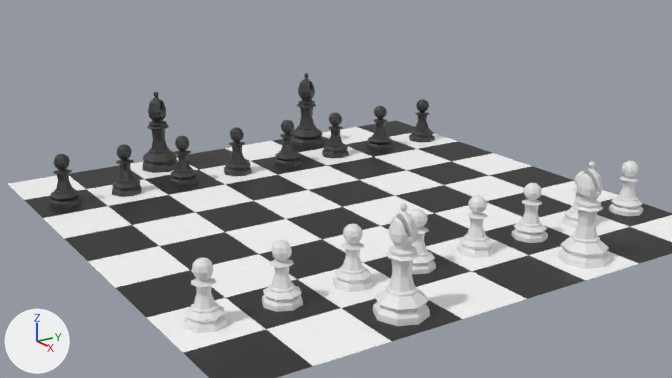
The Blender file Chess Set/Models/ChessScene.blend as it was, and as the next commit left it.
One viewpoint serves both versions: the file's camera 'Camera'. Arrows for +X, +Y and +Z are at lower left; the lights stay in place.

The older version as bpy lines, for what is in view:
```python
ob_bishop = bpy.data.objects.new('Bishop', me_cylinder)
ob_bishop.parent = ob_black_pieces
ob_bishop.location = (0.09, 0.21, 0.0)
ob_bishop_001 = bpy.data.objects.new('Bishop.001', me_cylinder)
ob_bishop_001.parent = ob_black_pieces
ob_bishop_001.location = (-0.09, 0.21, 0.0)
ob_pawn = bpy.data.objects.new('Pawn', me_cylinder_001)
ob_pawn.parent = ob_black_pawns
ob_pawn.location = (0.15, 0.15, 0.0)
ob_pawn_001 = bpy.data.objects.new('Pawn.001', me_cylinder_001)
ob_pawn_001.parent = ob_black_pawns
ob_pawn_001.location = (0.21, 0.15, 0.0)
ob_pawn_002 = bpy.data.objects.new('Pawn.002', me_cylinder_001)
ob_pawn_002.parent = ob_black_pawns
ob_pawn_002.location = (0.03, 0.15, 0.0)
ob_pawn_003 = bpy.data.objects.new('Pawn.003', me_cylinder_001)
ob_pawn_003.parent = ob_black_pawns
ob_pawn_003.location = (0.09, 0.15, 0.0)
ob_pawn_004 = bpy.data.objects.new('Pawn.004', me_cylinder_001)
ob_pawn_004.parent = ob_black_pawns
ob_pawn_004.location = (-0.09, 0.15, 0.0)
ob_pawn_005 = bpy.data.objects.new('Pawn.005', me_cylinder_001)
ob_pawn_005.parent = ob_black_pawns
ob_pawn_005.location = (-0.03, 0.15, 0.0)
ob_pawn_008 = bpy.data.objects.new('Pawn.008', me_cylinder_005)
ob_pawn_008.parent = ob_white_pawns
ob_pawn_008.location = (0.15, 0.15, 0.0)
# also in view: 'Bishop.003' at (0.21, 0.09, 0.04); 'Pawn.012' at (0.15, 0.09, 0.024); 'Bishop.002' at (0.21, -0.09, 0.04); 'Pawn.007' at (-0.15, -0.15, 0.024); 'Chess Board' at (0.0, 0.0, 0.0)
```
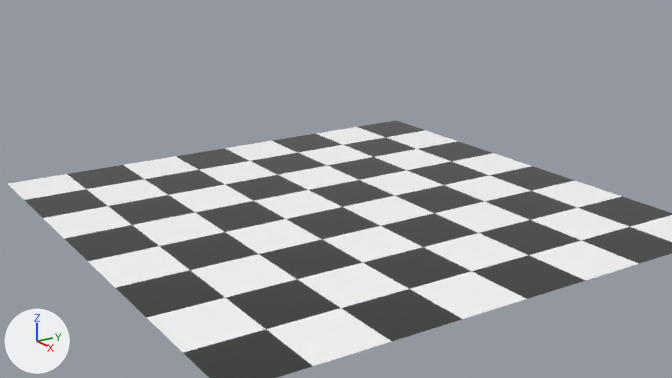
Boxes [x1, y1, x2, y2] around the edits, measured in the pictures (672 x 378 px):
'Bishop.002', hidden: before [373, 203, 430, 326]
'Bishop.003', hidden: before [558, 162, 610, 269]
'Pawn.009', hidden: before [184, 258, 227, 333]
'Pawn.008', hidden: before [262, 240, 303, 312]
'Pawn.011', hidden: before [333, 223, 373, 292]
'Bishop.001', hidden (black): before [143, 92, 178, 173]
'Pawn.013', hidden: before [457, 195, 494, 258]
'Bishop', hidden (black): before [291, 73, 324, 147]
'Pawn.012', hidden: before [511, 183, 548, 243]
'Pawn.014', hidden: before [609, 161, 643, 216]
'Pawn.006', hidden (black): before [49, 154, 81, 208]
'Pawn.007', hidden: before [112, 144, 142, 197]
'Pawn.010', hidden: before [410, 209, 436, 274]
'Pawn.004', hidden (black): before [170, 136, 199, 186]
'Pawn.005', hidden (black): before [224, 127, 252, 176]
'Pawn.002', hidden (black): before [275, 120, 302, 167]
'Pawn.003', hidden (black): before [322, 113, 349, 158]
'Pawn', hidden (black): before [367, 106, 393, 150]
'Pawn.001', hidden (black): before [409, 99, 435, 143]
'Pawn.015', hidden: before [562, 171, 597, 228]

Patch to the scene script:
```diff
--- a/Chess Set/Models/ChessScene.blend.py
+++ b/Chess Set/Models/ChessScene.blend.py
@@ ob_bishop @@
 _m = ob_bishop.modifiers.new('Boolean', 'BOOLEAN')
 _m.solver = 'FLOAT'
+ob_bishop.hide_set(True)  # its collection is switched off
@@ ob_bishop_001 @@
 _m = ob_bishop_001.modifiers.new('Boolean', 'BOOLEAN')
 _m.solver = 'FLOAT'
+ob_bishop_001.hide_set(True)  # its collection is switched off
@@ ob_pawn @@
 ob_pawn.location = (0.15, 0.15, 0.0)
+ob_pawn.hide_set(True)  # its collection is switched off
@@ ob_pawn_001 @@
 ob_pawn_001.location = (0.21, 0.15, 0.0)
+ob_pawn_001.hide_set(True)  # its collection is switched off
@@ ob_pawn_002 @@
 ob_pawn_002.location = (0.03, 0.15, 0.0)
+ob_pawn_002.hide_set(True)  # its collection is switched off
@@ ob_pawn_003 @@
 ob_pawn_003.location = (0.09, 0.15, 0.0)
+ob_pawn_003.hide_set(True)  # its collection is switched off
@@ ob_pawn_004 @@
 ob_pawn_004.location = (-0.09, 0.15, 0.0)
+ob_pawn_004.hide_set(True)  # its collection is switched off
@@ ob_pawn_005 @@
 ob_pawn_005.location = (-0.03, 0.15, 0.0)
+ob_pawn_005.hide_set(True)  # its collection is switched off
@@ ob_pawn_006 @@
 ob_pawn_006.location = (-0.21, 0.15, 0.0)
+ob_pawn_006.hide_set(True)  # its collection is switched off
@@ ob_pawn_007 @@
 ob_pawn_007.location = (-0.15, 0.15, 0.0)
+ob_pawn_007.hide_set(True)  # its collection is switched off
@@ ob_bishop_002 @@
 _m = ob_bishop_002.modifiers.new('Boolean', 'BOOLEAN')
 _m.solver = 'FLOAT'
+ob_bishop_002.hide_set(True)  # its collection is switched off
@@ ob_bishop_003 @@
 _m = ob_bishop_003.modifiers.new('Boolean', 'BOOLEAN')
 _m.solver = 'FLOAT'
+ob_bishop_003.hide_set(True)  # its collection is switched off
@@ ob_pawn_008 @@
 ob_pawn_008.location = (0.15, 0.15, 0.0)
+ob_pawn_008.hide_set(True)  # its collection is switched off
@@ ob_pawn_009 @@
 ob_pawn_009.location = (0.21, 0.15, 0.0)
+ob_pawn_009.hide_set(True)  # its collection is switched off
@@ ob_pawn_010 @@
 ob_pawn_010.location = (0.03, 0.15, 0.0)
+ob_pawn_010.hide_set(True)  # its collection is switched off
@@ ob_pawn_011 @@
 ob_pawn_011.location = (0.09, 0.15, 0.0)
+ob_pawn_011.hide_set(True)  # its collection is switched off
@@ ob_pawn_012 @@
 ob_pawn_012.location = (-0.09, 0.15, 0.0)
+ob_pawn_012.hide_set(True)  # its collection is switched off
@@ ob_pawn_013 @@
 ob_pawn_013.location = (-0.03, 0.15, 0.0)
+ob_pawn_013.hide_set(True)  # its collection is switched off
@@ ob_pawn_014 @@
 ob_pawn_014.location = (-0.21, 0.15, 0.0)
+ob_pawn_014.hide_set(True)  # its collection is switched off
@@ ob_pawn_015 @@
 ob_pawn_015.location = (-0.15, 0.15, 0.0)
+ob_pawn_015.hide_set(True)  # its collection is switched off
```
